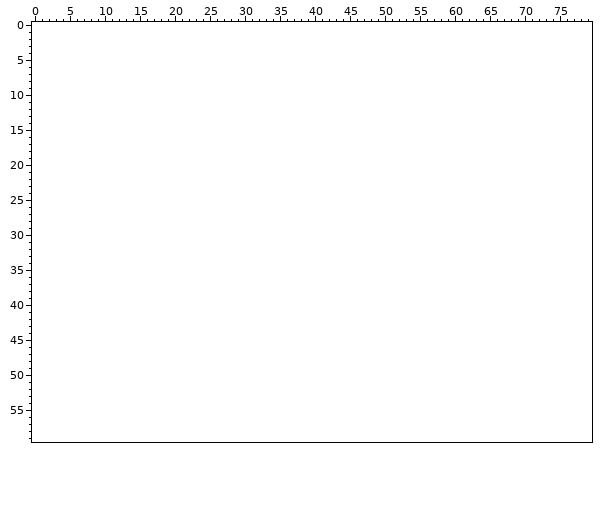
One commit to this sprite sheet: source/level_data/layouts/level6/layer2.png. The picture above is the old version.
The file is 80x60 pixels.
The same view after the edit:
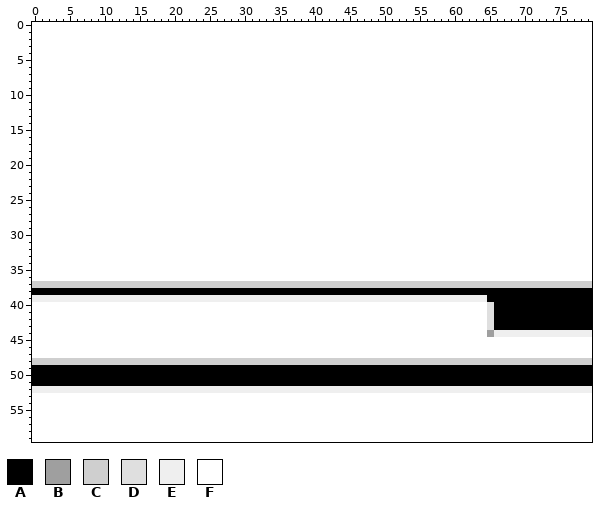
Palette (. is transparent): A #000000  B #9f9f9f  C #cfcfcf  D #dfdfdf  E #efefef  F #ffffff
From old to new:
Changed rows in their new state; - is an unchanged pixel.
first column x 0:
37 CCCCCCCCCCCCCCCCCCCCCCCCCCCCCCCCCCCCCCCCCCCCCCCCCCCCCCCCCCCCCCCCCCCCCCCCCCCCCCCC
38 AAAAAAAAAAAAAAAAAAAAAAAAAAAAAAAAAAAAAAAAAAAAAAAAAAAAAAAAAAAAAAAAAAAAAAAAAAAAAAAA
39 EEEEEEEEEEEEEEEEEEEEEEEEEEEEEEEEEEEEEEEEEEEEEEEEEEEEEEEEEEEEEEEEEAAAAAAAAAAAAAAA
40 -----------------------------------------------------------------DAAAAAAAAAAAAAA
41 -----------------------------------------------------------------DAAAAAAAAAAAAAA
42 -----------------------------------------------------------------DAAAAAAAAAAAAAA
43 -----------------------------------------------------------------DAAAAAAAAAAAAAA
44 -----------------------------------------------------------------BEEEEEEEEEEEEEE
first column x 0:
48 CCCCCCCCCCCCCCCCCCCCCCCCCCCCCCCCCCCCCCCCCCCCCCCCCCCCCCCCCCCCCCCCCCCCCCCCCCCCCCCC
49 AAAAAAAAAAAAAAAAAAAAAAAAAAAAAAAAAAAAAAAAAAAAAAAAAAAAAAAAAAAAAAAAAAAAAAAAAAAAAAAA
50 AAAAAAAAAAAAAAAAAAAAAAAAAAAAAAAAAAAAAAAAAAAAAAAAAAAAAAAAAAAAAAAAAAAAAAAAAAAAAAAA
51 AAAAAAAAAAAAAAAAAAAAAAAAAAAAAAAAAAAAAAAAAAAAAAAAAAAAAAAAAAAAAAAAAAAAAAAAAAAAAAAA
52 EEEEEEEEEEEEEEEEEEEEEEEEEEEEEEEEEEEEEEEEEEEEEEEEEEEEEEEEEEEEEEEEEEEEEEEEEEEEEEEE
Where, in picture pixels (left, top, right, bottom), the same in both pictures:
changed: (32, 281, 592, 337)
changed: (32, 358, 592, 393)
